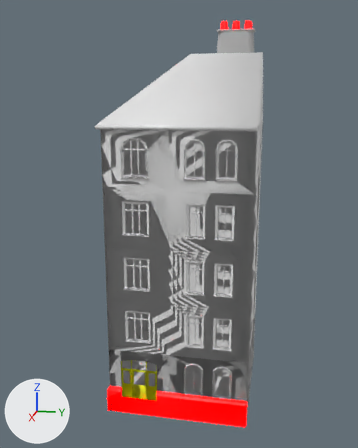
Before and after pictures for a commit that changed the Blender file rnc_source_files/Apartments/Variant1/Cube9/rnc_apt_v1_c9_c1_f5.blend.
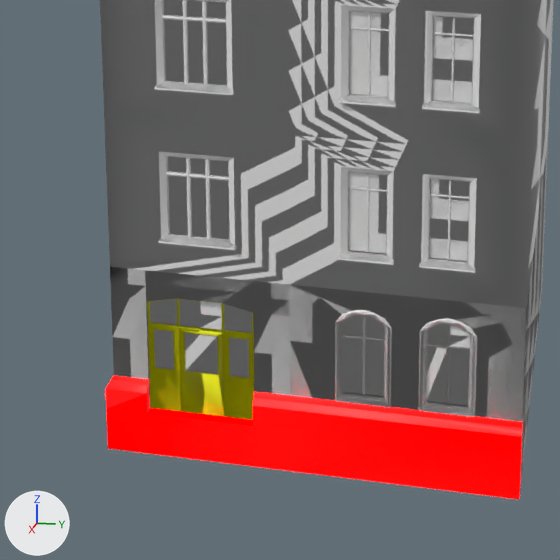
Each version appears first whole from a 50 mm lens placed at (32.39, 5.73, 19.05), pointed at (0.35, -0.67, 11.04), and next in a close-up on the part from 20% to 73% of the width and 58% to 100% of the height. Lighting does not change. The marker at lower left points along +X, +Y and +Z.

Objects in the first close-up: '1_Frame_Ground-Floor', '1_Upper-Floors', '2_Frame_Ground-Floor', '2_Upper-Window-C1', '2_WindowsIntact_Ground-Floor', '3_Door_Ground-Floor', '3_Frame_Ground-Floor', '3_Upper-Floors', '3_Upper-Window-C1', '3_Upper-Window-C2', '3_WindowsBroken_Ground-Floor'.
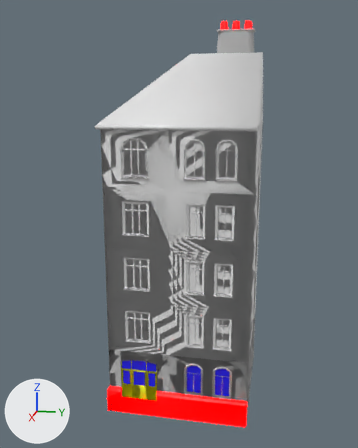
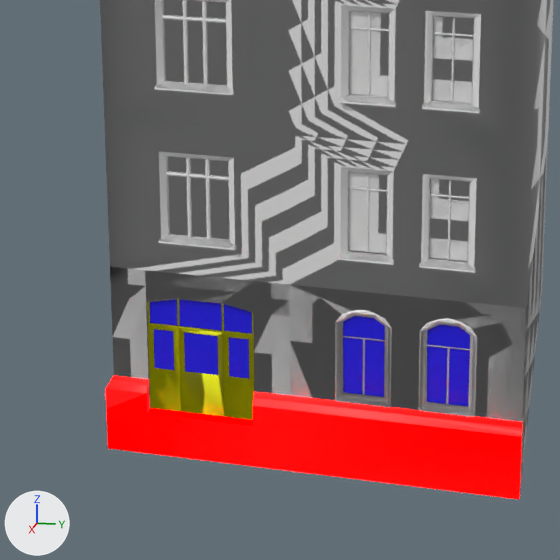
What the commit changed:
Object 'FireGeo_Windows_Ground-Floor' (ob_firegeo_windows_ground_floor) is now shown.

What differs and where, as boxes [x1, y1, x2, y2] in the close-ups (560 x 560 px):
'FireGeo_Windows_Ground-Floor', shown (blue): after [149, 299, 470, 406]
'3_WindowsBroken_Ground-Floor', unchanged, covered by the edit: before [151, 299, 470, 406]
'2_WindowsIntact_Ground-Floor', unchanged, covered by the edit: before [150, 299, 447, 398]
